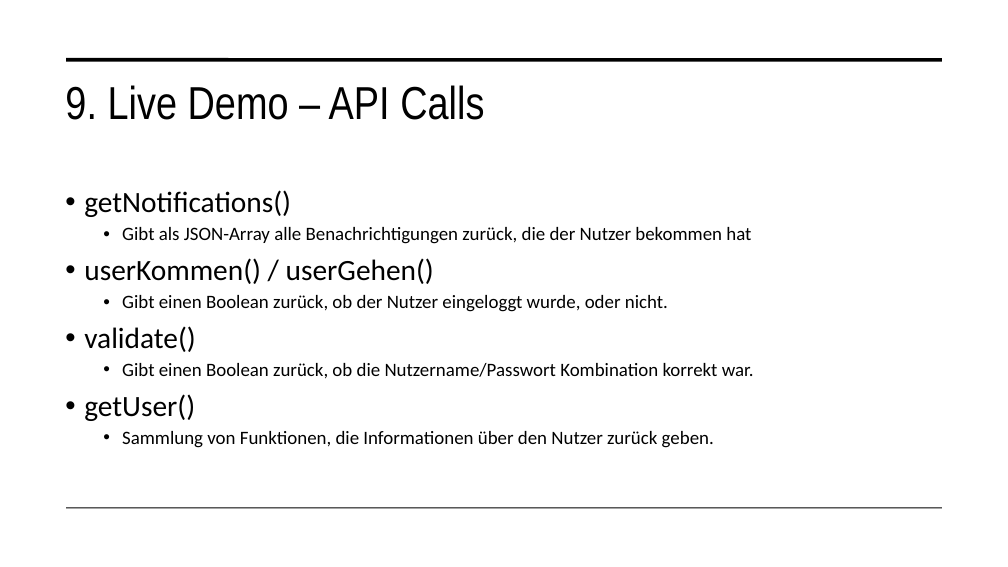
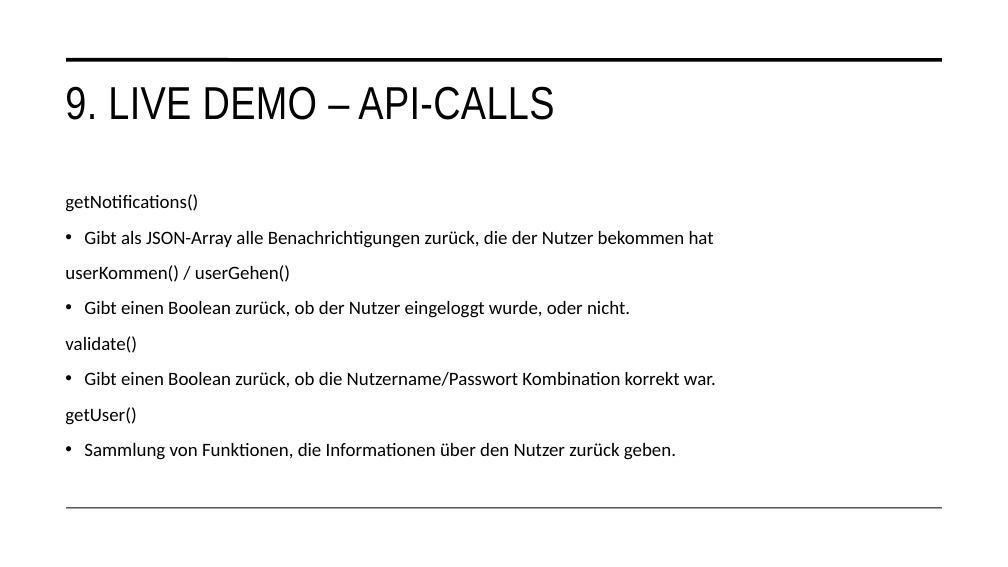
Before and after one commit to malu254/Eifrige-Otter-PM, a slide deck: slide 28 of Abgabe/Dokumentation/Präsentation.pptx (slide 22 before the commit). Drawn at 1008x567 pixels with LibreOffice and Linux fonts; fonts in the diff are those of the drawing. Boxes give left, top, right and bottom in pixels: in the first picture for what was removed or moved away, otherwise in the second. Text is boxed around its words. In the diff, an @@ line names an element or a change of style, - is before the commit and + after.

```diff
--- a/Abgabe/Dokumentation/Präsentation.pptx
+++ b/Abgabe/Dokumentation/Präsentation.pptx
@@ title at <box>65,86,554,120</box>: text changed @@
-9. Live Demo – API Calls
+9. LIVE DEMO – API-CALLS
@@ text "getNotifications()" at <box>65,194,716,460</box>: size 28 to 18 pt in "getNotifications()", "userKommen() / userGehen()", "validate()", "getUser()"; bullet • to none; line spacing 0.9 to 1.1; list level 2 to 1 in "Gibt als JSON-Array alle Benachrichtigungen ..."; list level 2 to 1 in "Gibt einen Boolean zurück, ob ..."; list level 2 to 1 in "Sammlung von Funktionen, die Informationen ..." @@
```
Also in this commit, not shown: 5 other slides changed, 6 slides added.
